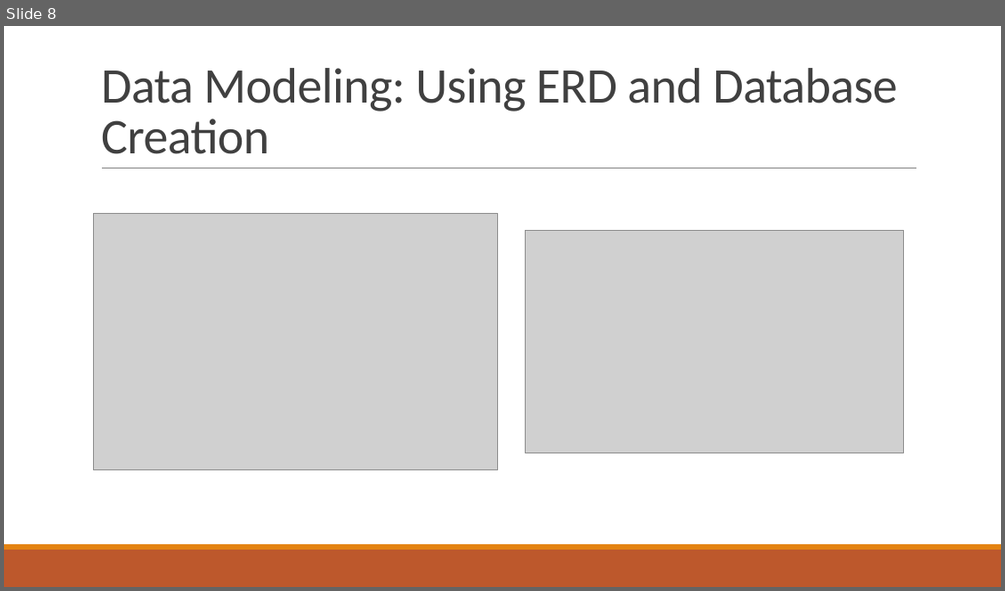
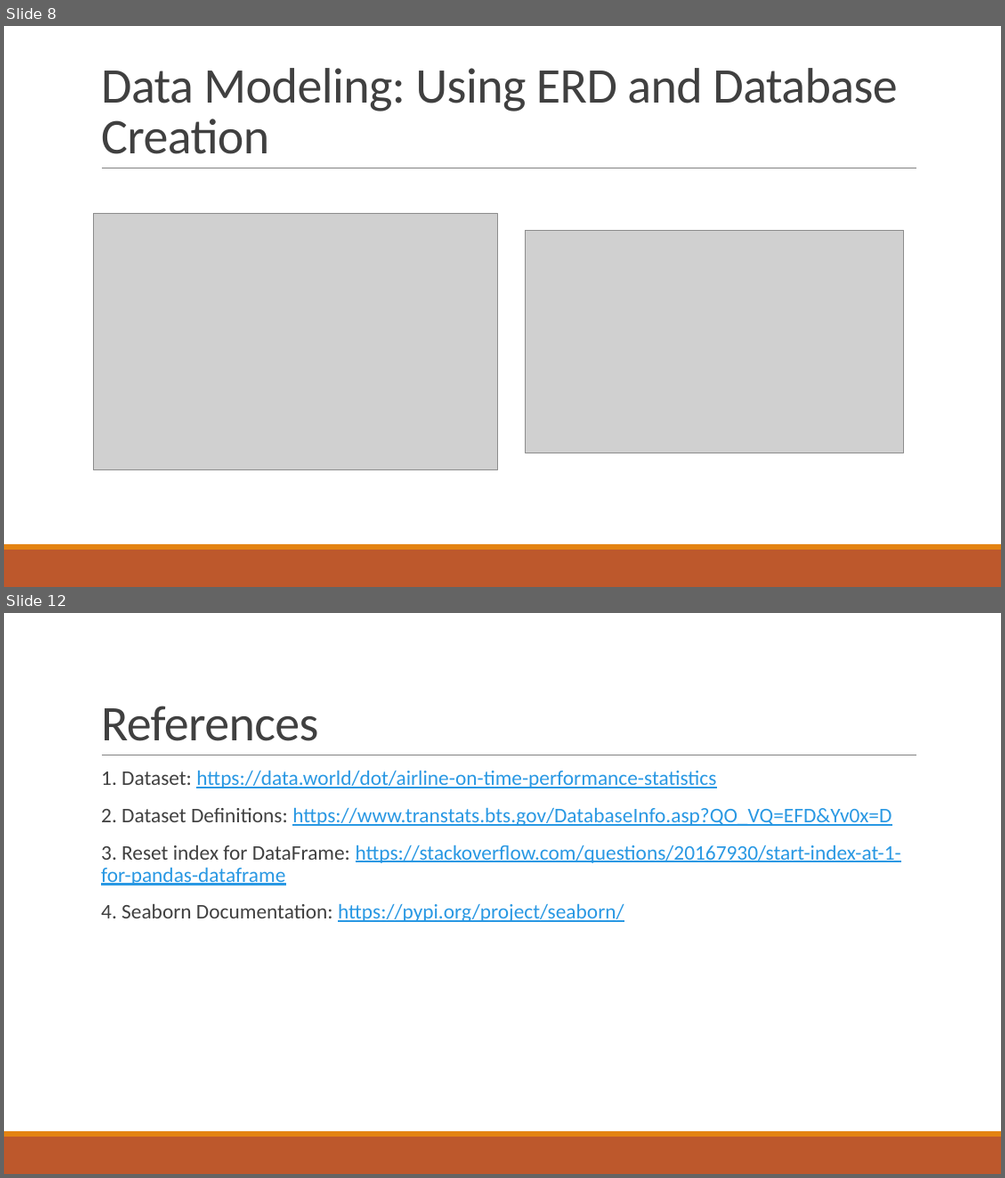
Before and after one commit to DKogge/airport, a slide deck: Airline_OnTime_performance_Stats.pptx. Shown one above the other, each under a label of ours: slide 8 before the commit, slides 8 and 12 after it; the slides between them are not shown. The pictures are 1005x591 and 1005x1178 pixels, drawn with LibreOffice and Linux fonts; fonts in the diff are those of the drawing; grey boxes stand for pictures. Boxes give left, top, right and bottom in pixels: in the first picture for what was removed or moved away, otherwise in the second. Text is boxed around its words. In the diff, an @@ line names an element or a change of style, - is before the commit and + after.

Commit message:
Add files via upload
add seaborn and reference slides to ppt

```diff
--- a/Airline_OnTime_performance_Stats.pptx
+++ b/Airline_OnTime_performance_Stats.pptx
@@ slide 12 added at (4, 613, 1001, 1174), background #FFFFFF; not listed: 3 template elements that a slide beside it also shows @@
@@ title added at (101, 706, 318, 741), 48 pt, text #404040 @@
+References
@@ text added at (101, 770, 901, 922), 20 pt, text #2998E3, underline @@
+  1. Dataset: https://data.world/dot/airline-on-time-performance-statistics
+  2. Dataset Definitions: https://www.transtats.bts.gov/DatabaseInfo.asp?QO_VQ=EFD&Yv0x=D
+  3. Reset index for DataFrame: https://stackoverflow.com/questions/20167930/start-index-at-1-for-pandas-dataframe
+  4. Seaborn Documentation: https://pypi.org/project/seaborn/
```
Also in this commit, not shown: 1 slide changed, 2 other slides added.
